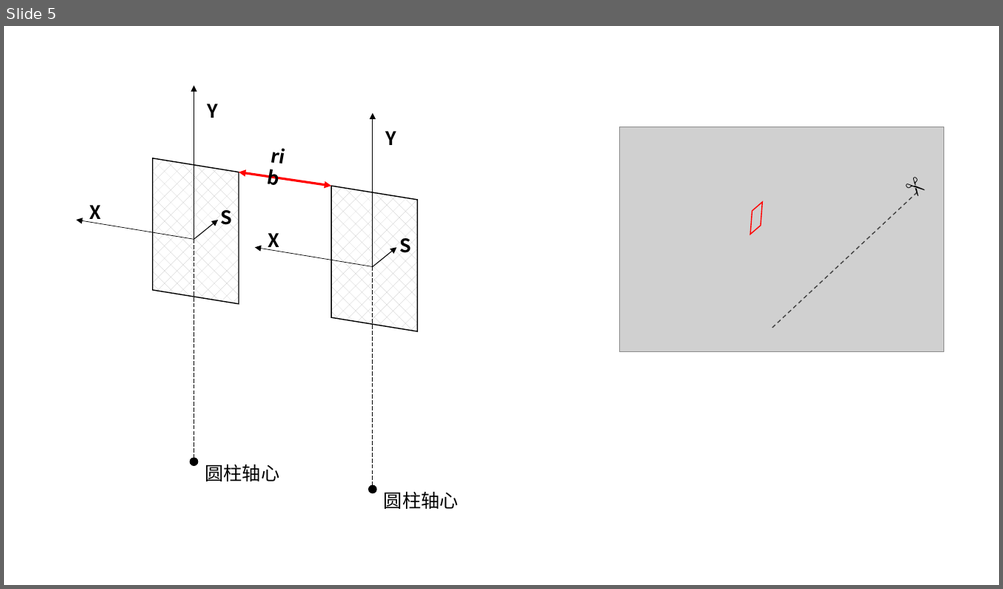
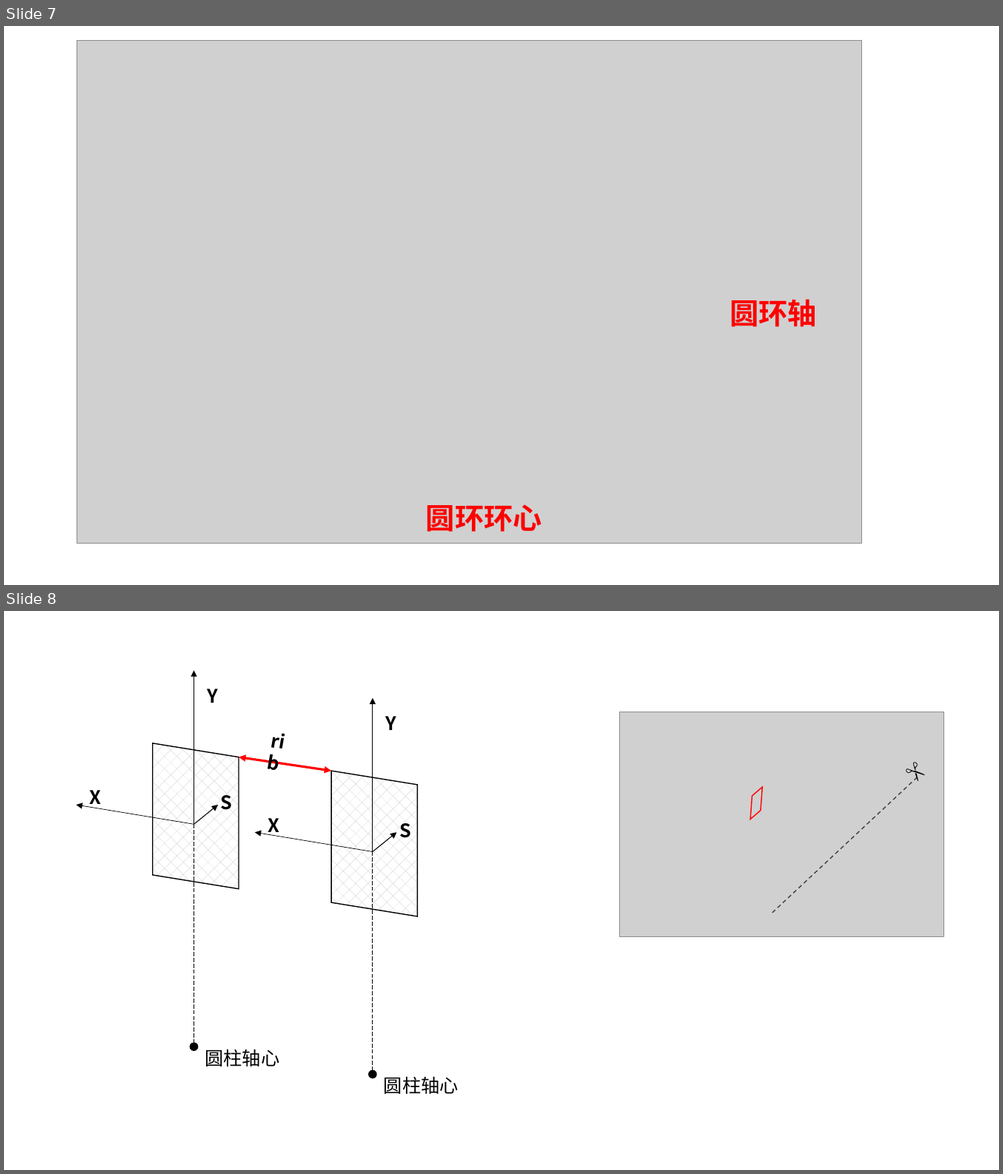
Before and after one commit to madokast/madokast.github.io.old, a slide deck: books/cct/cct学习/直线CCT和RIB宽度理论推导/CCT几何分析并解决rib宽度问题.pptx. Shown one above the other, each under a label of ours: slide 5 before the commit, slides 7 and 8 after it. The pictures are 1003x589 and 1003x1174 pixels, drawn with LibreOffice and Linux fonts; fonts in the diff are those of the drawing; grey boxes stand for pictures. Boxes give left, top, right and bottom in pixels: in the first picture for what was removed or moved away, otherwise in the second. Text is boxed around its words. In the diff, an @@ line names an element or a change of style, - is before the commit and + after.

```diff
--- a/books/cct/cct学习/直线CCT和RIB宽度理论推导/CCT几何分析并解决rib宽度问题.pptx
+++ b/books/cct/cct学习/直线CCT和RIB宽度理论推导/CCT几何分析并解决rib宽度问题.pptx
@@ slide 7 added at (4,26,999,585), background #FFFFFF @@
@@ picture added at (77,40,862,544) @@
@@ text added at (729,299,816,327), 28 pt, text #FF0000, bold @@
+圆环轴
@@ text added at (426,505,542,532), 28 pt, text #FF0000, bold @@
+圆环环心
@@ what was slide 5 is now slide 8 @@
```
Also in this commit, not shown: 3 slides changed, 8 other slides added, 8 other files.
